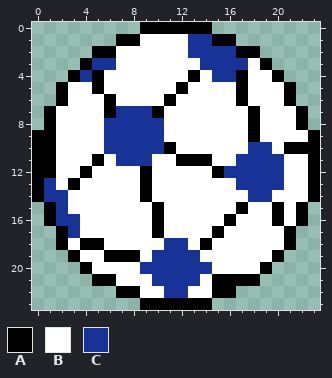
Two states of a pixel-art file, assets/item-sprites/soccer.aseprite. This is how it looked before the edit.
24x24 pixels, 1 frame.
Palette (. is transparent): A #000000  B #ffffff  C #183397
The same view after the edit:
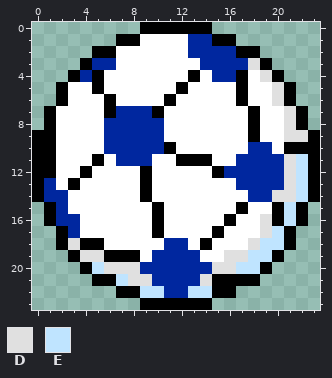
Colours new in this view: D #e0e0e0  E #bfe4ff
From old to new:
colour C: #183397 -> #00279f
Changed rows in their new state; - is a pixel that keeps its letter.
Layer "Layer 3":
first column x 3:
 3 ---------------D----
 4 ----------------D---
 5 -----------------D--
 6 -----------------D--
 7 ------------------D-
 8 ------------------D-
 9 ------------------DD
11 ------------------DE
12 ------------------DE
13 ------------------DE
14 -----------------DDE
15 ------------------E-
16 ----------------D-E-
17 ----------------DE--
18 D--------------DEE--
19 -DD----------DDEE---
20 --EDDD------DDEE----
21 ----EDD----D--------
22 ------EE--EE--------
Boxes around the changes in both pictures, in picture pixels (x1, y1, x2, y2):
changed: (44, 34, 308, 298)
